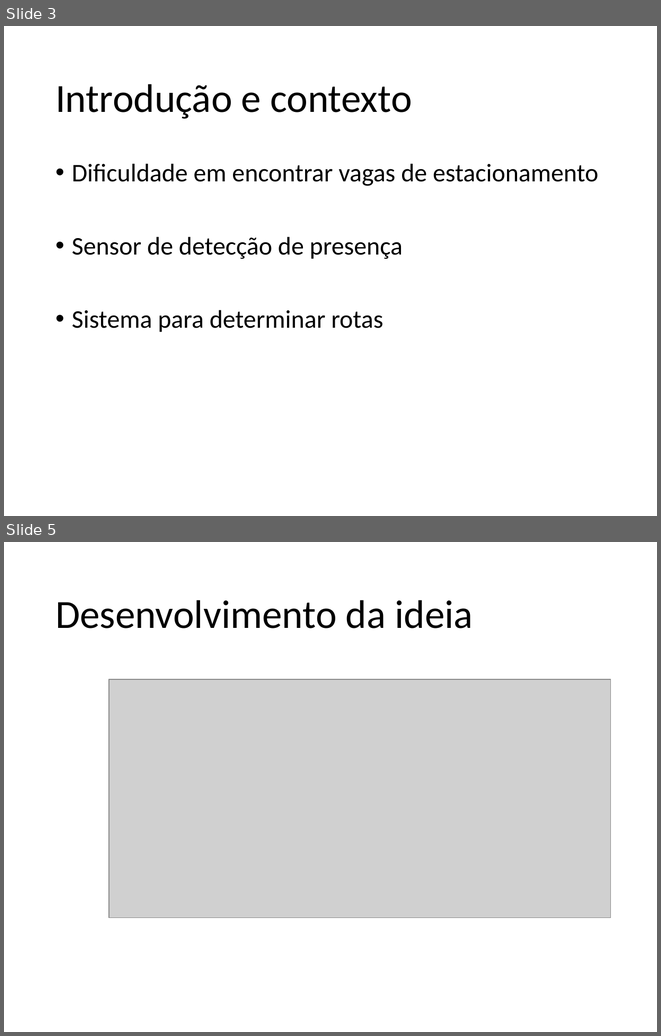
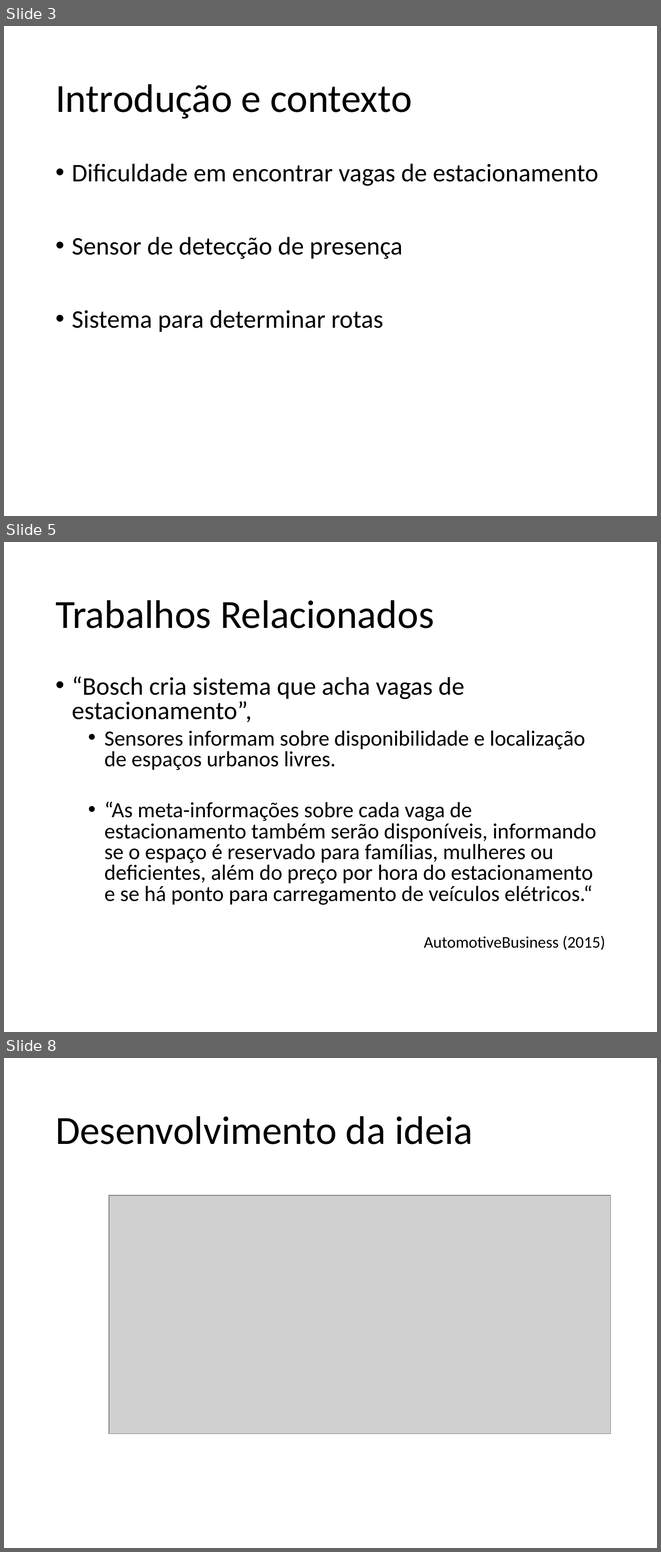
Before and after one commit to MortdecaiX/Oficina, a slide deck: Apresentação - Projeto.pptx. Shown one above the other, each under a label of ours: slides 3 and 5 before the commit, slides 3, 5 and 8 after it; the slides between them are not shown. The pictures are 661x1036 and 661x1552 pixels, drawn with LibreOffice and Linux fonts; fonts in the diff are those of the drawing; grey boxes stand for pictures; background and template pictures are left out. Boxes give left, top, right and bottom in pixels: in the first picture for what was removed or moved away, otherwise in the second. Text is boxed around its words. In the diff, an @@ line names an element or a change of style, - is before the commit and + after.

Commit message:
Trabalhos Relacionados e Funcionamento

```diff
--- a/Apresentação - Projeto.pptx
+++ b/Apresentação - Projeto.pptx
@@ slide 5 added at [4, 542, 657, 1032], background picture (left out) @@
@@ title added at [55, 600, 434, 628], 44 pt, text #000000 @@
+Trabalhos Relacionados
@@ text added at [72, 676, 606, 950], 24 pt, text #000000 @@
+• “Bosch cria sistema que acha vagas de estacionamento”,
+  • Sensores informam sobre disponibilidade e localização de espaços urbanos livres.
+  • “As meta-informações sobre cada vaga de estacionamento também serão disponíveis, informando se o espaço é reservado para famílias, mulheres ou deficientes, além do preço por hora do estacionamento e se há ponto para carregamento de veículos elétricos.“
+  AutomotiveBusiness (2015)
@@ what was slide 5 is now slide 8 @@
```
Also in this commit, not shown: 1 slide changed, 3 other slides added.
